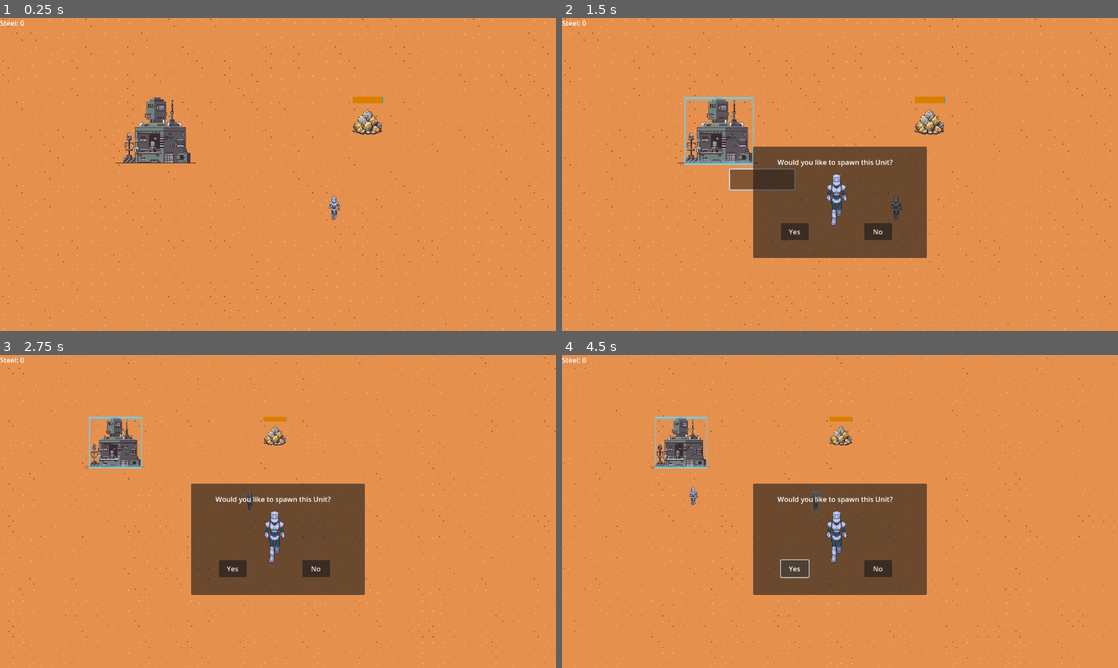
Above: before the commit, frames 1-4 (two rows, left to right).
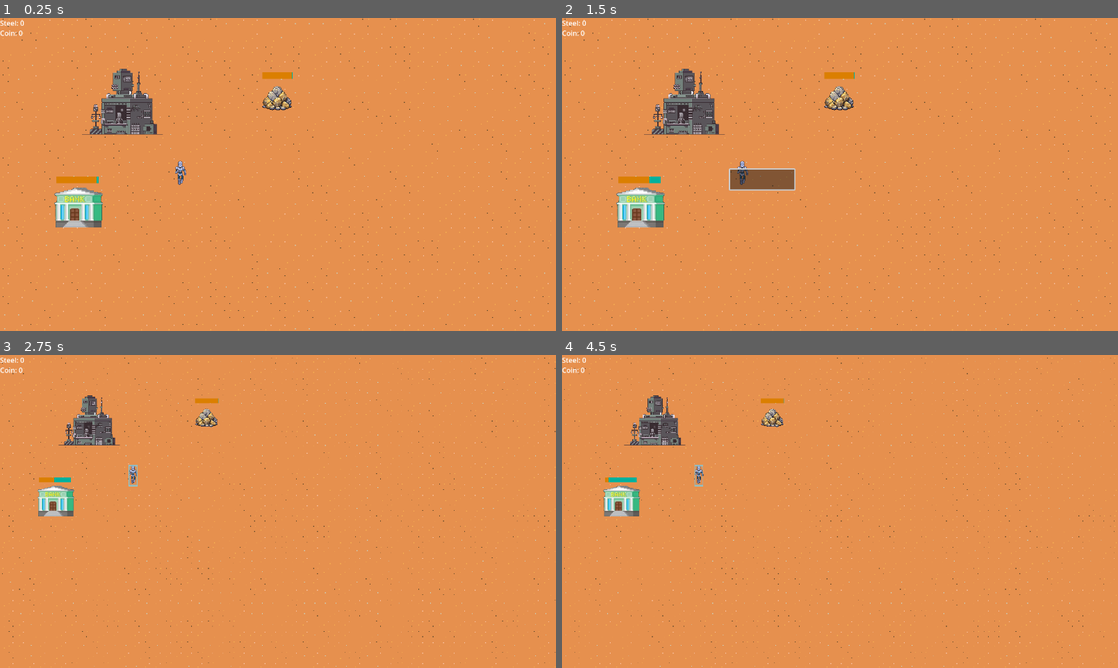
Above: after the commit, the same moments.

Repository: miicchhii/fhtw-sepj
Game: Godot game, scene res://scenes/world/world.tscn
Same seed, same stepped clock (60 frames per second), same inputs: the game is played once before the commit and once after it.
Inputs (mouse positions are in pixels of both pictures, inside the frame that each line leads up to):
- Up to frame 1 (0.25 s): no input
- Up to frame 2 (1.5 s): tap Enter at 0.5 s; drag from (717, 136) to (928, 124) at 0.52 s; drag from (728, 190) to (928, 124) at 1.27 s
- Up to frame 3 (2.75 s): move the mouse to (333, 442) at 2.02 s; hold Right (ui_right) from 2.03 s (still down); tap Mouse wheel down (WheelDown) at 2.1 s
- Up to frame 4 (4.5 s): release Right (ui_right) at 2.75 s; drag from (812, 574) to (673, 464) at 2.77 s; move the mouse to (1006, 558) at 3.52 s; hold Left (ui_left) 3.53-4.25 s; hold 2 (policy_chase) 3.53-4.25 s; click (795, 567) at 4.25 s, where only the run before the commit has a clickable "Yes"

The runs differ from the first frame. In frame 1, 5.2% of the frame differs, in the area x 0-69%, y 4-67%; in frame 2, 16%, in the area x 0-69%, y 4-77%; in frame 3, 14%; in frame 4, 14%.

Commit message:
Coin currency and automatic coin generation
Added the following feature:
- coin currency
- new building "bank" which generates 10 coins every 5 seconds

Diff:
--- /dev/null
+++ b/game/scenes/buildings/coinHouse.tscn
@@ -0,0 +1,41 @@
+[gd_scene load_steps=6 format=3 uid="uid://boyahnaa6uv03"]
+
+[ext_resource type="Texture2D" uid="uid://bo7w8vj4tvfnj" path="res://RTSAssets/bank.png" id="1_8c8mn"]
+[ext_resource type="Script" uid="uid://dqi1cem4s3up2" path="res://scripts/buildings/coin_house.gd" id="1_xorlt"]
+
+[sub_resource type="RectangleShape2D" id="RectangleShape2D_4opse"]
+size = Vector2(20, 16)
+
+[sub_resource type="StyleBoxFlat" id="StyleBoxFlat_p5vms"]
+bg_color = Color(2.2140146e-06, 0.69625986, 0.61566794, 1)
+
+[sub_resource type="StyleBoxFlat" id="StyleBoxFlat_1h3up"]
+bg_color = Color(0.8599363, 0.49973404, 0, 1)
+
+[node name="coinHouse" type="StaticBody2D"]
+script = ExtResource("1_xorlt")
+
+[node name="CollisionShape2D" type="CollisionShape2D" parent="."]
+y_sort_enabled = true
+position = Vector2(1, -8)
+shape = SubResource("RectangleShape2D_4opse")
+
+[node name="ProgressBar" type="ProgressBar" parent="."]
+offset_left = -9.0
+offset_top = -23.0
+offset_right = 10.0
+offset_bottom = -20.0
+theme_override_styles/background = SubResource("StyleBoxFlat_p5vms")
+theme_override_styles/fill = SubResource("StyleBoxFlat_1h3up")
+value = 50.0
+show_percentage = false
+
+[node name="Timer" type="Timer" parent="."]
+wait_time = 0.1
+
+[node name="Bank" type="Sprite2D" parent="."]
+position = Vector2(1, -9.000001)
+scale = Vector2(0.17267114, 0.17267114)
+texture = ExtResource("1_8c8mn")
+
+[connection signal="timeout" from="Timer" to="." method="_on_timer_timeout"]
--- a/game/scenes/ui/UI_new.tscn
+++ b/game/scenes/ui/UI_new.tscn
@@ -22,3 +22,8 @@
 [node name="Label" type="Label" parent="."]
 offset_right = 40.0
 offset_bottom = 23.0
+
+[node name="Label2" type="Label" parent="."]
+offset_top = 23.0
+offset_right = 40.0
+offset_bottom = 46.0
--- /dev/null
+++ b/game/scenes/world/POP.tscn
@@ -0,0 +1,11 @@
+[gd_scene load_steps=2 format=3 uid="uid://c0icukbwfygok"]
+
+[ext_resource type="Script" uid="uid://8x6ny5l0pqpg" path="res://scripts/global/POP.gd" id="1_8p8cv"]
+
+[node name="POP" type="Label"]
+offset_left = -11.000001
+offset_top = -16.000002
+offset_right = 29.0
+offset_bottom = 6.999998
+scale = Vector2(0.27999997, 0.27999997)
+script = ExtResource("1_8p8cv")
--- a/game/scenes/world/world.tscn
+++ b/game/scenes/world/world.tscn
@@ -7,6 +7,7 @@
 [ext_resource type="PackedScene" uid="uid://cqxpodnnrknx7" path="res://scenes/units/rts_unit.tscn" id="3_v5dby"]
 [ext_resource type="PackedScene" uid="uid://d1ycj2660jnj2" path="res://scenes/buildings/Ressource.tscn" id="6_t5ptc"]
 [ext_resource type="PackedScene" uid="uid://c07cbcpoyy42e" path="res://scenes/buildings/robo_shop.tscn" id="7_bq33v"]
+[ext_resource type="PackedScene" uid="uid://boyahnaa6uv03" path="res://scenes/buildings/coinHouse.tscn" id="7_j2gmx"]
 
 [sub_resource type="TileSetAtlasSource" id="TileSetAtlasSource_fj7yv"]
 texture = ExtResource("2_6m72w")
@@ -111,19 +112,23 @@
 y_sort_enabled = true
 
 [node name="RTSUnit7" parent="Units2" instance=ExtResource("3_v5dby")]
-position = Vector2(769, 446)
+position = Vector2(415, 365)
 
 [node name="Objects" type="Node2D" parent="."]
 y_sort_enabled = true
 position = Vector2(-1, 12)
 
 [node name="Ressource" parent="Objects" instance=ExtResource("6_t5ptc")]
-position = Vector2(846.99994, 264)
+position = Vector2(639, 208)
 scale = Vector2(4.92, 4.92)
+
+[node name="coinHouse" parent="Objects" instance=ExtResource("7_j2gmx")]
+position = Vector2(177.00002, 476.00003)
+scale = Vector2(5.08, 5.08)
 
 [node name="Houses" type="Node2D" parent="."]
 y_sort_enabled = true
 
 [node name="robo_shop" parent="Houses" instance=ExtResource("7_bq33v")]
-position = Vector2(362, 339.99997)
+position = Vector2(285, 274)
 scale = Vector2(1.6039534, 1.6039534)
--- /dev/null
+++ b/game/scripts/buildings/coin_house.gd
@@ -0,0 +1,33 @@
+extends StaticBody2D
+
+var POP= preload("res://scenes/world/POP.tscn")
+
+var totalTime = 50
+var currTime
+
+@onready var bar = $"ProgressBar"
+@onready var timer = $Timer
+
+# Called when the node enters the scene tree for the first time.
+func _ready() -> void:
+	currTime = totalTime
+	bar.max_value = totalTime
+	timer.start()
+
+# Called every frame. 'delta' is the elapsed time since the previous frame.
+func _process(delta):
+	if currTime <= 0:
+		coinsCollected()
+
+
+func _on_timer_timeout() -> void:
+	currTime -= 1
+	var tween = get_tree().create_tween()
+	tween.tween_property(bar, "value", currTime, 0.1).set_trans(Tween.TRANS_LINEAR)
+
+func coinsCollected():
+	Global.Coin += 10
+	_ready()
+	var pop = POP.instantiate()
+	add_child(pop)
+	pop.show_value(str(10),false)
--- /dev/null
+++ b/game/scripts/global/POP.gd
@@ -0,0 +1,26 @@
+extends Label
+
+var travel = Vector2(0, -50)
+var duration = 1
+var spread = PI/2
+
+
+func show_value(value, crit):
+	var tween = create_tween()
+	text = "+ " + str(value) + "g"
+	pivot_offset = size / 4
+
+	var movement = travel.rotated(randi_range(-spread/2, spread/2))
+
+	tween.tween_property(self, "position", position + movement/3, duration)
+
+	tween.tween_property(self, "modulate:a", 0.0, duration)
+
+	#not really used rn but let's see
+	if crit == true:
+		modulate = Color(1,0,0)
+		scale= scale * 2
+		tween.tween_property(self, "scale", scale, 0.4)
+
+	tween.play()
+	tween.tween_callback(self.queue_free)
--- a/game/scripts/global/global.gd
+++ b/game/scripts/global/global.gd
@@ -3,6 +3,7 @@
 @onready var spawn = preload("res://scenes/world/spawn_unit.tscn")
 
 var Steel = 0
+var Coin = 0
 
 func spawnUnit(pos):
 	var path = get_tree().get_root().get_node("World/UI")
--- a/game/scripts/ui/ui_new.gd
+++ b/game/scripts/ui/ui_new.gd
@@ -1,7 +1,9 @@
 extends CanvasLayer
 
-@onready var label = $Label
+@onready var steel = $Label
+@onready var coin = $Label2
 
 # Called every frame. 'delta' is the elapsed time since the previous frame.
 func _process(delta: float) -> void:
-	label.text = "Steel: " + str(Global.Steel)
+	steel.text = "Steel: " + str(Global.Steel)
+	coin.text = "Coin: " + str(Global.Coin)
Binary file added: game/RTSAssets/bank.png
Not shown, added: game/RTSAssets/bank.png.import
Not shown: 1 places in game/scenes/world/world.tscn that only renumber resources
Not shown, added: game/scripts/buildings/coin_house.gd.uid
Not shown, added: game/scripts/global/POP.gd.uid
